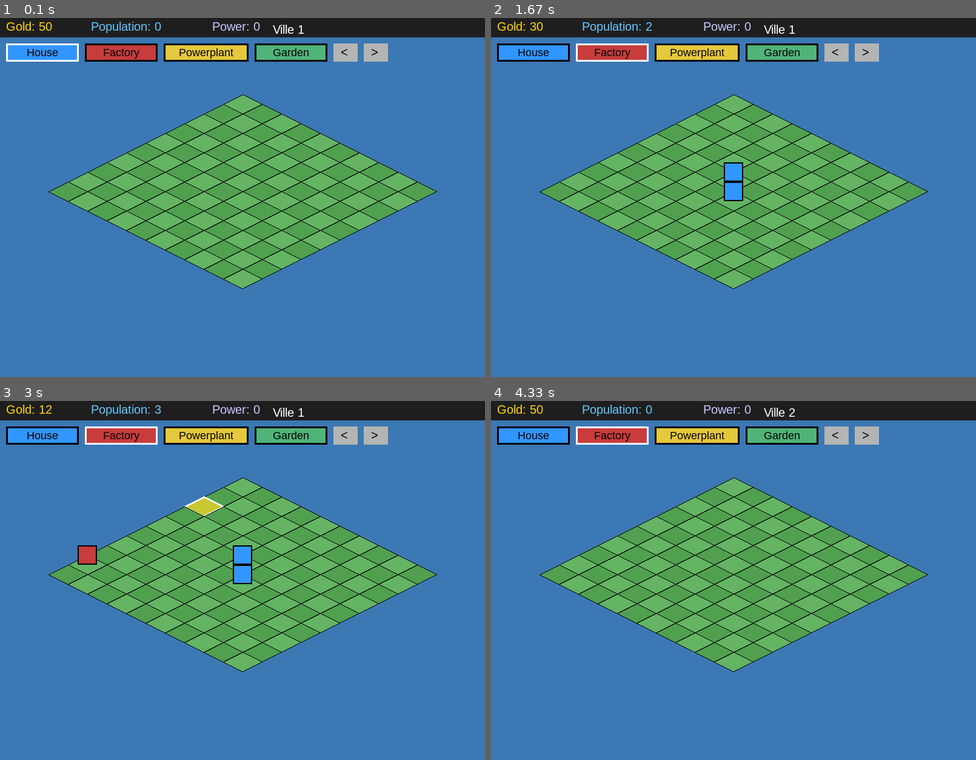
Above: before the commit, frames 1-4 (two rows, left to right).
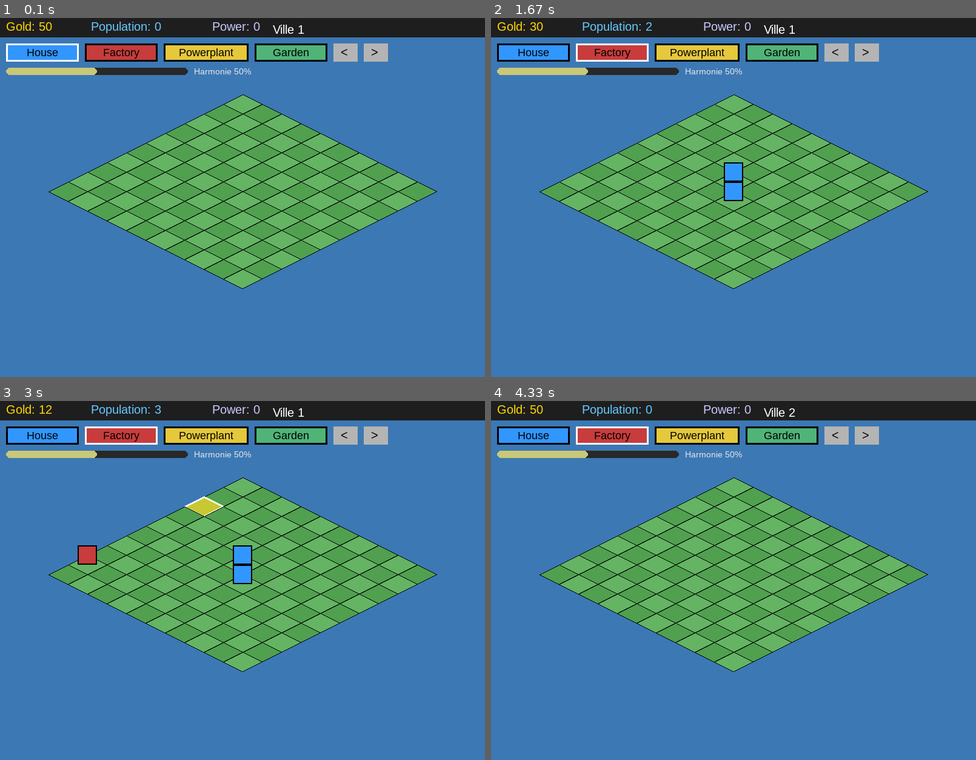
Above: after the commit, the same moments.

Repository: tdimnet/learn-pygame-by-doing
Game: pygame game, started from app.py
Two runs of this game, one before a commit and one after it. Both use one fixed random seed, a clock stepped at 60 frames per second and the inputs below.
Inputs (mouse positions are in pixels of both pictures, inside the frame that each line leads up to):
- Up to frame 1 (0.1 s): no input
- Up to frame 2 (1.67 s): click (733, 193) at 0.38 s; click (733, 219) at 0.72 s; click (583, 140) at 1.05 s; click (607, 61) at 1.38 s
- Up to frame 3 (3 s): click (67, 566) at 1.72 s; click (218, 673) at 2.05 s; click (227, 515) at 2.38 s; click (174, 501) at 2.72 s
- Up to frame 4 (4.33 s): click (859, 548) at 3.05 s; click (883, 569) at 3.38 s; click (835, 515) at 3.72 s; click ">" at 4.05 s

The runs differ from the first frame. In frame 1, 0.8% of the frame differs, in the area x 1-52%, y 13-16%; in frame 2, 0.8%; in frame 3, 0.8%; in frame 4, 0.8%.

Commit message:
Draw harmony bar

Diff:
--- a/app.py
+++ b/app.py
@@ -155,6 +155,45 @@
     surface.blit(power_text, (350, 10))
 
 
+def draw_harmony_bar(surface, harmony):
+    x = 10
+    y = 90
+    width = 300
+    height = 12
+
+    pygame.draw.rect(
+        surface,
+        (40, 40, 40),
+        (x, y, width, height),
+        border_radius=6
+    )
+
+    harmony = max(0, min(100, harmony))
+    fill_width = int((harmony / 100) * width)
+
+    if harmony >= 70:
+        color = (100, 200, 120)
+    elif harmony >= 40:
+        color = (200, 200, 120)
+    else:
+        color = (200, 100, 100)
+
+    pygame.draw.rect(
+        surface,
+        color,
+        (x, y, fill_width, height),
+        border_radius=6
+    )
+
+    font = pygame.font.SysFont("arial", 14)
+    text = font.render(
+        f"Harmonie {int(harmony)}%",
+        True,
+        (230, 230, 230)
+    )
+    surface.blit(text, (x + width + 10, y - 2))
+
+
 def grid_to_iso(gx: int, gy: int) -> tuple[int, int]:
     x = (gx - gy) * (TILE_WIDTH // 2)
     y = (gx + gy) * (TILE_HEIGHT // 2)
@@ -399,9 +438,6 @@
 
                 c["harmony"] = harmony
 
-                print(c["harmony"])
-
-
                 total_pop_consume = max(0, total_pop_consume - garden_count)
 
                 population = c["population"]
@@ -453,6 +489,7 @@
             int(city()["population"]),
             int(city()["power"])
         )
+        draw_harmony_bar(screen, city().get("harmony", 50))
         draw_tool_bar(screen, tool_buttons, selected_building)
 
         pygame.draw.rect(screen, (180, 180, 180), prev_city_button)
